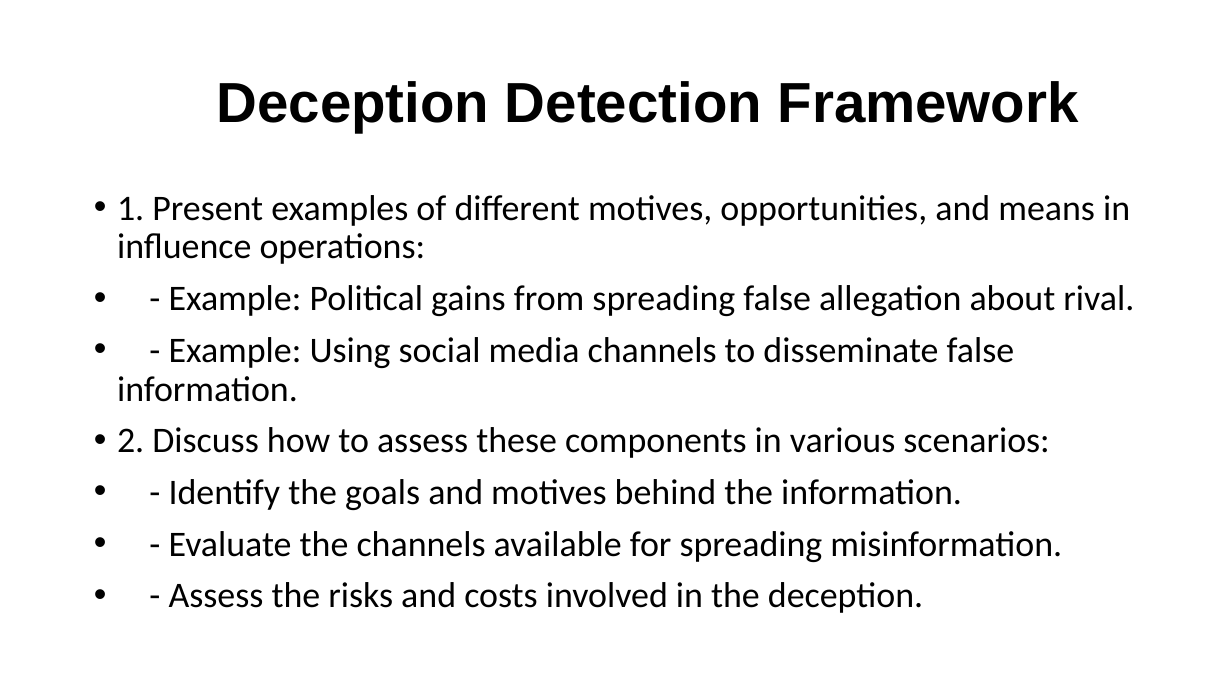
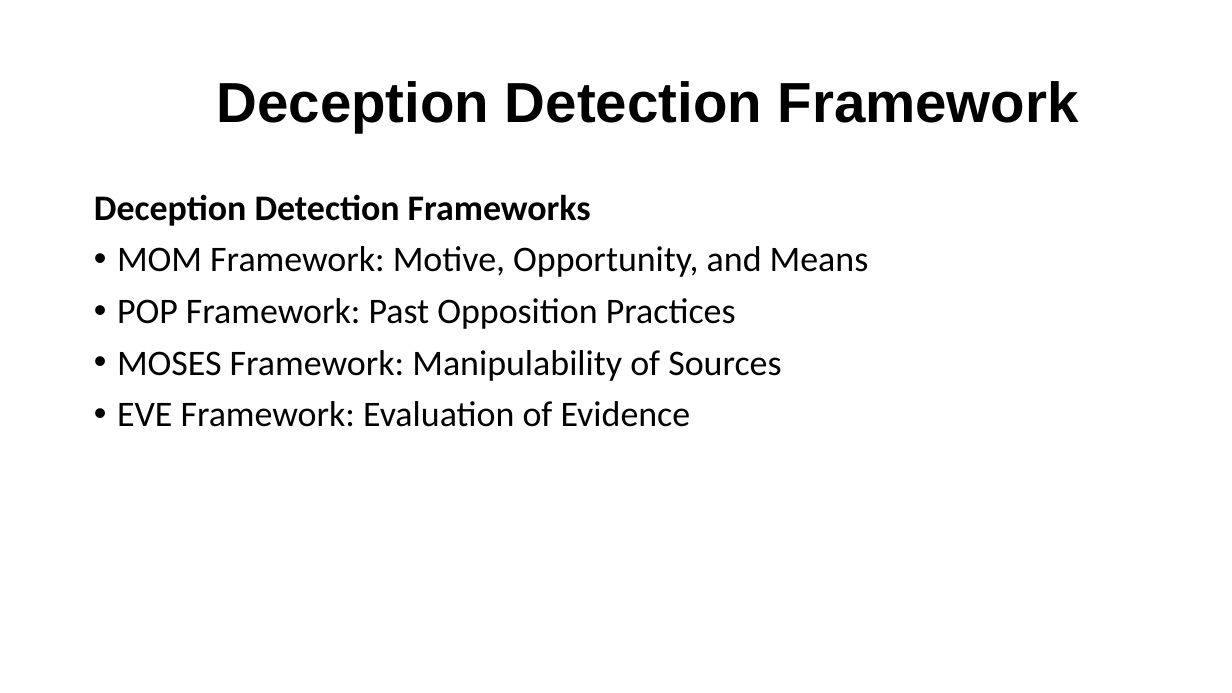
Before and after one commit to irregularchat/Counter_Malign_Information_Training, a slide deck: slide 6 of Counter_Malign_Information/4-Implement-For_Instructors/Lesson_Plans/Lesson_05-Identify_Malign_Information/Audio_Visual-Identify_Misinformation/Instructor-Lesson_Slide-Identify_Misinformation.pptx (slide 5 before the commit). Drawn at 1232x693 pixels with LibreOffice and Linux fonts; fonts in the diff are those of the drawing. Boxes give left, top, right and bottom in pixels: in the first picture for what was removed or moved away, otherwise in the second. Text is boxed around its words. In the diff, an @@ line names an element or a change of style, - is before the commit and + after.

```diff
--- a/Counter_Malign_Information/4-Implement-For_Instructors/Lesson_Plans/Lesson_05-Identify_Malign_Information/Audio_Visual-Identify_Misinformation/Instructor-Lesson_Slide-Identify_Misinformation.pptx
+++ b/Counter_Malign_Information/4-Implement-For_Instructors/Lesson_Plans/Lesson_05-Identify_Malign_Information/Audio_Visual-Identify_Misinformation/Instructor-Lesson_Slide-Identify_Misinformation.pptx
@@ text at [94,194,869,427]: text changed @@
-• 1. Present examples of different motives, opportunities, and means in influence operations:
-• - Example: Political gains from spreading false allegation about rival.
-• - Example: Using social media channels to disseminate false information.
-• 2. Discuss how to assess these components in various scenarios:
-• - Identify the goals and motives behind the information.
-• - Evaluate the channels available for spreading misinformation.
-• - Assess the risks and costs involved in the deception.
+Deception Detection Frameworks
+• MOM Framework: Motive, Opportunity, and Means
+• POP Framework: Past Opposition Practices
+• MOSES Framework: Manipulability of Sources
+• EVE Framework: Evaluation of Evidence
```
Also in this commit, not shown: 1 other slide changed, 1 slide added, 3 other files.
